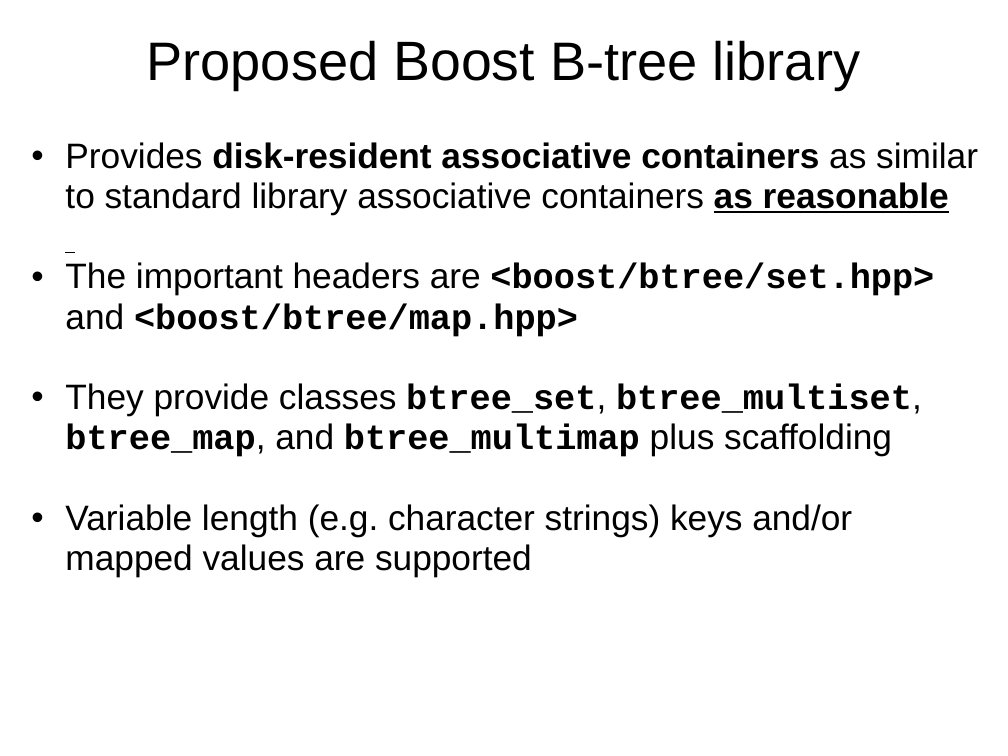
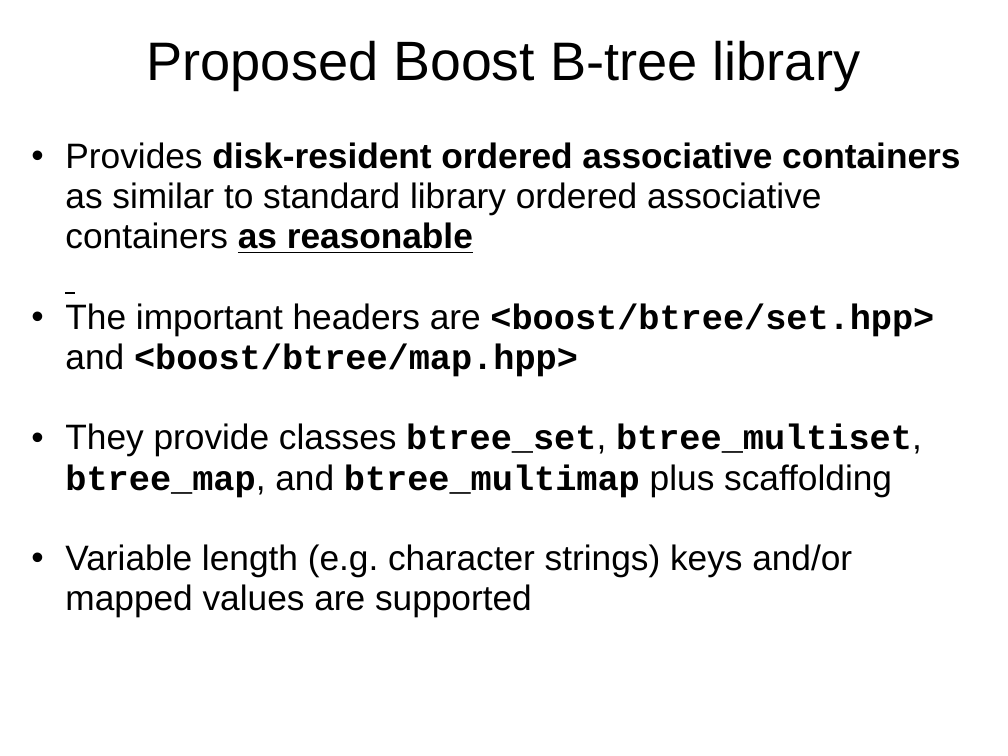
Before and after one commit to Beman/btree, a slide deck: slide 12 of libs/btree/doc/Proposed-B-tree-library.ppt (slide 11 before the commit). Drawn at 1008x756 pixels with LibreOffice and Linux fonts; fonts in the diff are those of the drawing; background and template pictures are left out. Boxes give left, top, right and bottom in pixels: in the first picture for what was removed or moved away, otherwise in the second. Text is boxed around its words. In the diff, an @@ line names an element or a change of style, - is before the commit and + after.

```diff
--- a/libs/btree/doc/Proposed-B-tree-library.ppt
+++ b/libs/btree/doc/Proposed-B-tree-library.ppt
@@ text at <box>65,142,960,253</box>: text changed @@
-  • Provides disk-resident associative containers as similar to standard library associative containers as reasonable
+  • Provides disk-resident ordered associative containers as similar to standard library ordered associative containers as reasonable
```
Also in this commit, not shown: 1 other slide changed, 1 slide added.
